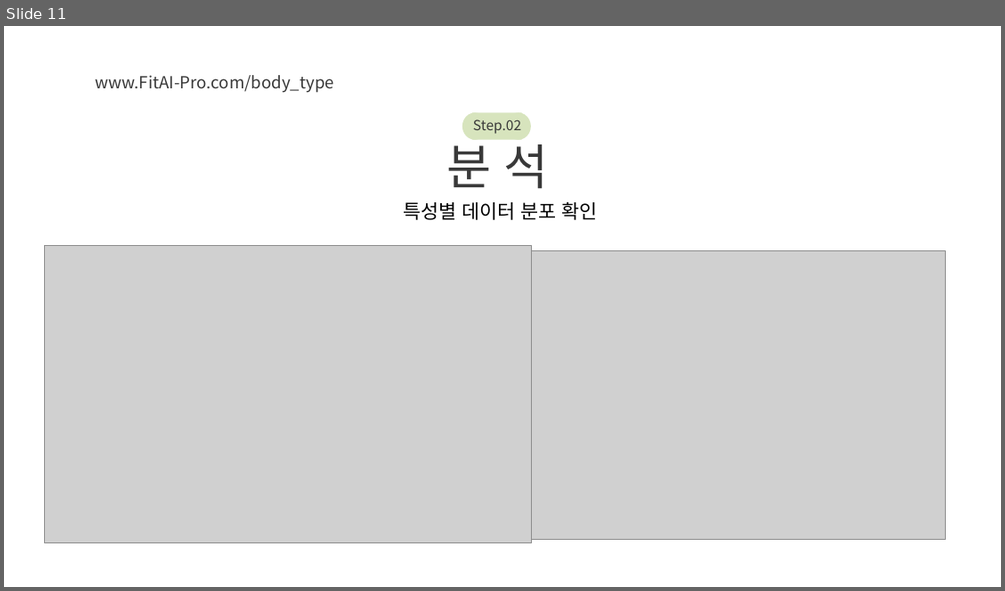
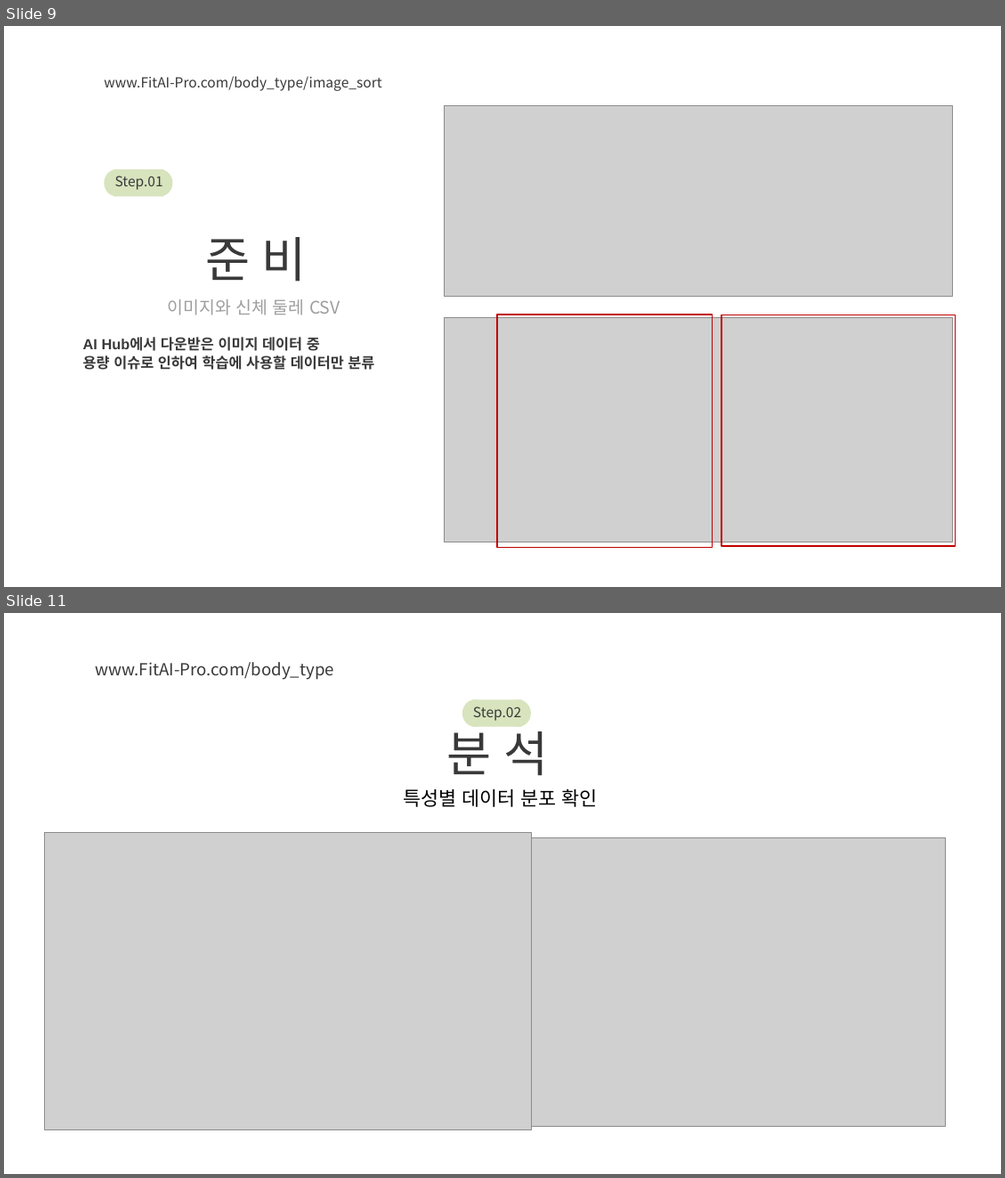
Before and after one commit to ssoom98/FitAI_Pro, a slide deck: ppt/FitAI-Pro_CSM.pptx. Shown one above the other, each under a label of ours: slide 11 before the commit, slides 9 and 11 after it; the slides between them are not shown. The pictures are 1005x591 and 1005x1178 pixels, drawn with LibreOffice and Linux fonts; fonts in the diff are those of the drawing; grey boxes stand for pictures; background and template pictures are left out. Boxes give left, top, right and bottom in pixels: in the first picture for what was removed or moved away, otherwise in the second. Text is boxed around its words. In the diff, an @@ line names an element or a change of style, - is before the commit and + after.

```diff
--- a/ppt/FitAI-Pro_CSM.pptx
+++ b/ppt/FitAI-Pro_CSM.pptx
@@ slide 9 added at <box>4,26,1001,587</box>, background picture (left out) @@
@@ text added at <box>104,76,381,91</box>, 20 pt, text #393939 @@
+www.FitAI-Pro.com/body_type/image_sort
@@ picture added at <box>444,106,952,297</box> @@
@@ ellipse added at <box>105,169,129,197</box>, fill #D7E4BD @@
@@ rectangle added at <box>113,169,163,197</box>, fill #D7E4BD @@
@@ text added at <box>115,176,163,190</box>, 20 pt, text #393939 @@
+Step.01
@@ ellipse added at <box>147,169,172,197</box>, fill #D7E4BD @@
@@ text added at <box>205,237,307,281</box>, 70 pt, text #393939 @@
+준 비
@@ text added at <box>168,299,340,315</box>, 25 pt, text #9E9E9E @@
+이미지와 신체 둘레 CSV
@@ picture added at <box>444,318,952,542</box> @@
@@ rectangle added at <box>497,314,712,548</box>, outline #C00000 2 pt @@
@@ rectangle added at <box>721,315,955,547</box>, outline #C00000 2 pt @@
@@ text added at <box>83,337,374,370</box>, 21 pt, text #393939, bold @@
+AI Hub에서 다운받은 이미지 데이터 중
+용량 이슈로 인하여 학습에 사용할 데이터만 분류
```
Also in this commit, not shown: 9 slides changed, 7 other slides added, 1 slide removed, 9 other files.
